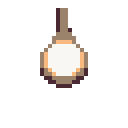
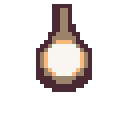
Revision of a layered 128x128 image; what changed, layer by layer:
added layer "Ebene" over 36, 4, 92, 92
